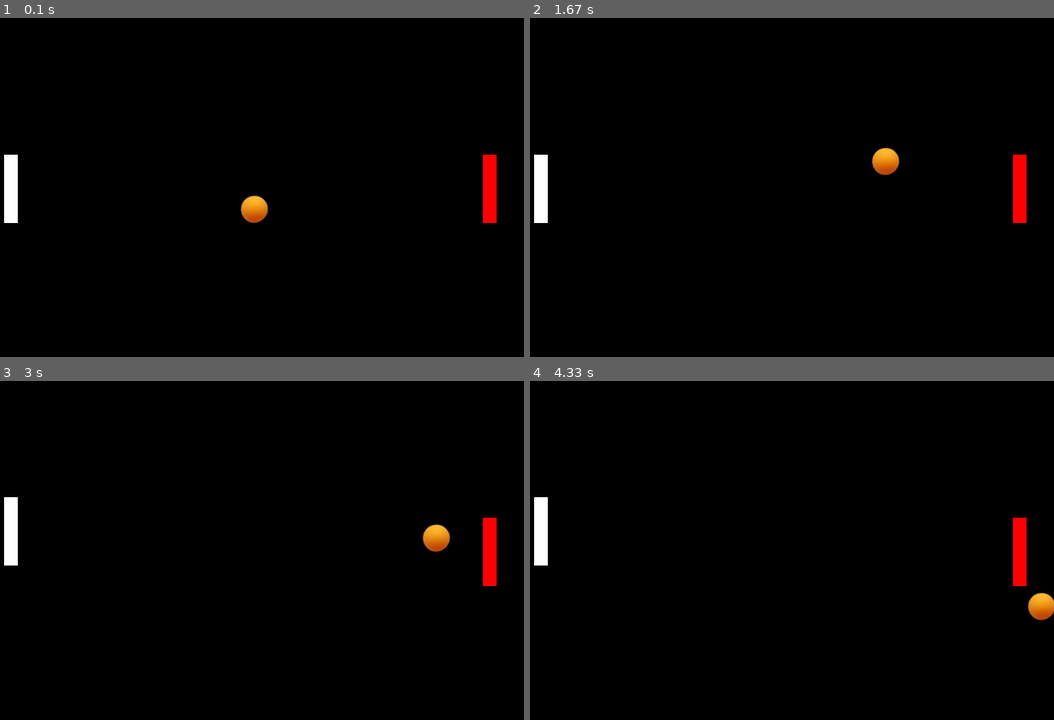
Above: before the commit, frames 1-4 (two rows, left to right).
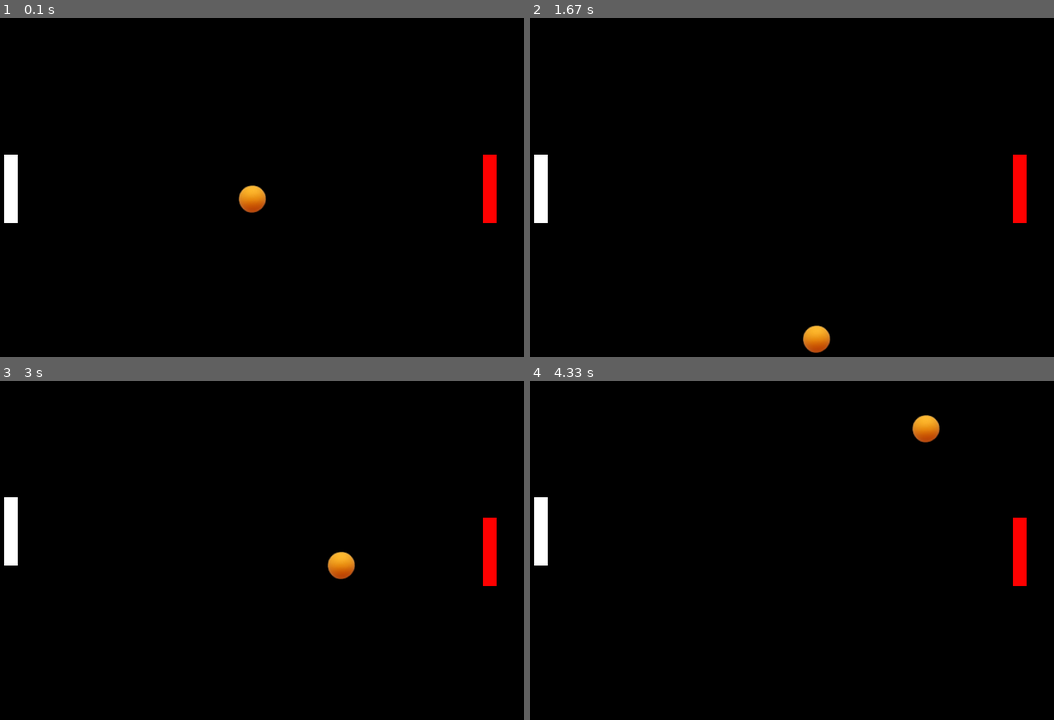
Above: after the commit, the same moments.

Repository: Alexderoode011202/experimental_repository
Game: pygame game, started from pygame_shenanigans/pong/pong_attempt.py
The game is run twice, just before and just after one commit, with the same random seed, the same clock (stepped at 60 frames per second) and the same inputs.
Inputs:
- Up to frame 1 (0.1 s): no input
- Up to frame 2 (1.67 s): hold W 0.33-0.8 s; hold S 0.83-1.13 s; hold W 1.17-1.53 s; hold S from 1.57 s (still down)
- Up to frame 3 (3 s): release S at 1.93 s; hold W 1.97-2.27 s; hold S 2.3-2.6 s; hold W from 2.63 s (still down)
- Up to frame 4 (4.33 s): release W at 3 s; hold S 3.03-3.4 s; hold W 3.43-3.73 s; hold S 3.77-4.07 s; hold W from 4.1 s (still down)

The runs differ from the first frame. In frame 1, 0.5% of the frame differs, in the area x 45-52%, y 49-61%; in frame 2, 0.7%, in the area x 52-71%, y 38-99%; in frame 3, 0.7%; in frame 4, 0.7%.

Commit message:
fixed the glitch where the ball gets stuck

Diff:
--- a/pygame_shenanigans/pong/pong_attempt.py
+++ b/pygame_shenanigans/pong/pong_attempt.py
@@ -41,10 +41,10 @@
                 p1_rect.top +=30
     print(f"{ball_rect.top} and {ball_rect.bottom}")
     # colision rules:
-    if ball_rect.top <= 0:
+    if ball_rect.top < 0:
         print("TOP REACHED")
         dt.invert_vertical()
-    elif ball_rect.bottom >= LENGTH:
+    elif ball_rect.bottom > LENGTH:
         print("BOTTOM REACHED")
         dt.invert_vertical()
 
@@ -61,4 +61,4 @@
     screen.blit(p2_bat, p2_rect)
     screen.blit(ball, ball_rect)
     pygame.display.update()
-    clock.tick(60)
+    clock.tick(30)
